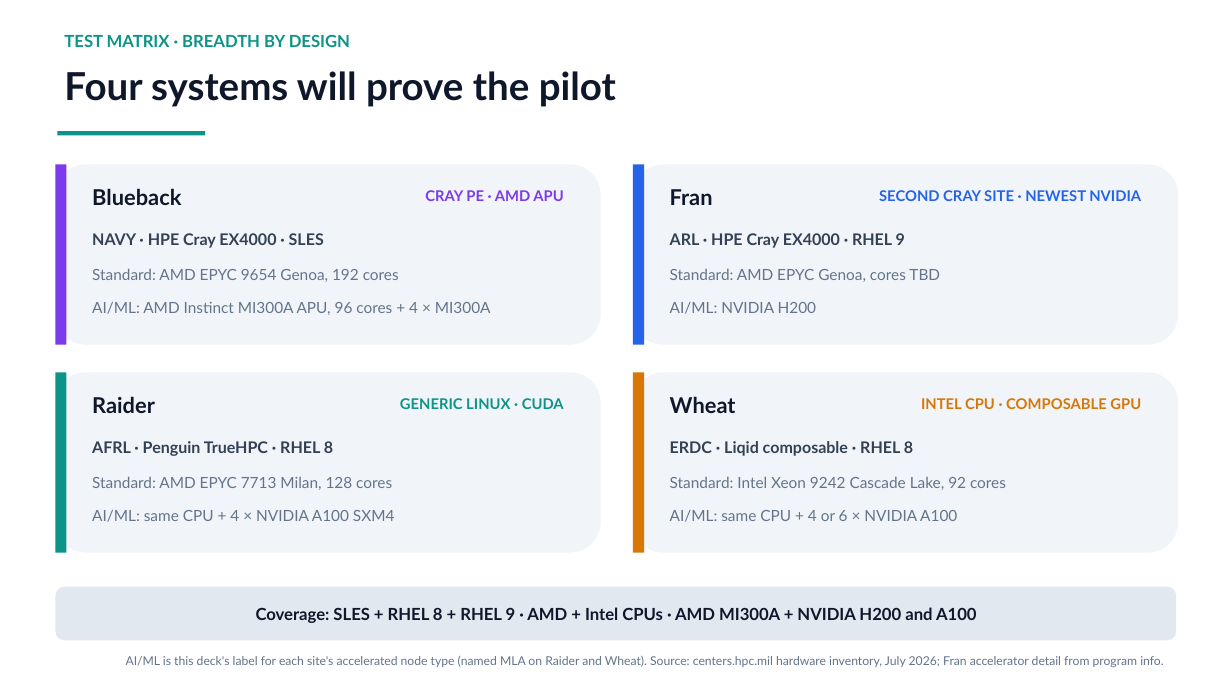
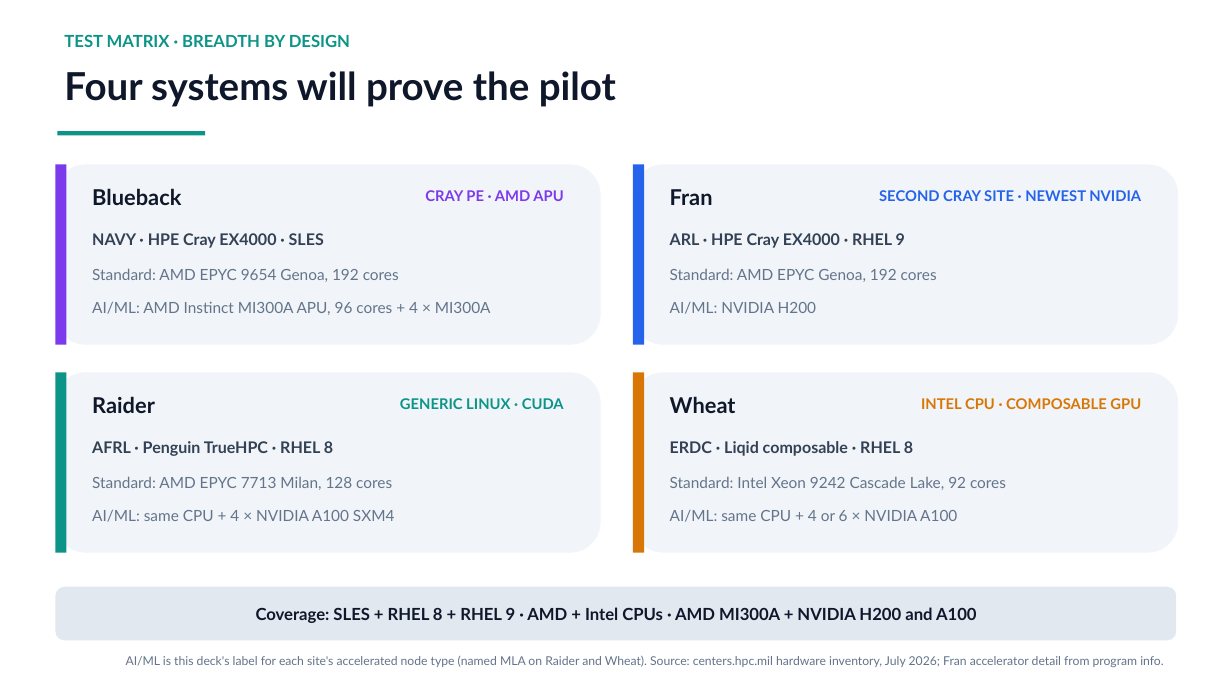
Before and after one commit to ray12514/stack-planning, a slide deck: slide 8 of presentations/cse_lanes_model.pptx. Drawn at 1232x693 pixels with LibreOffice and Linux fonts; fonts in the diff are those of the drawing. Boxes give left, top, right and bottom in pixels: in the first picture for what was removed or moved away, otherwise in the second. Text is boxed around its words. In the diff, an @@ line names an element or a change of style, - is before the commit and + after.

Commit message:
Fran standard nodes are 192-core Genoa
Confirmed core count, matching the other EX4000 systems in the
inventory. Removes the last TBD from the pilot systems slide.

```diff
--- a/presentations/cse_lanes_model.pptx
+++ b/presentations/cse_lanes_model.pptx
@@ text at (670, 269, 937, 282): text changed @@
-Standard: AMD EPYC Genoa, cores TBD
+Standard: AMD EPYC Genoa, 192 cores
```
Also in this commit, not shown: 1 other file.
